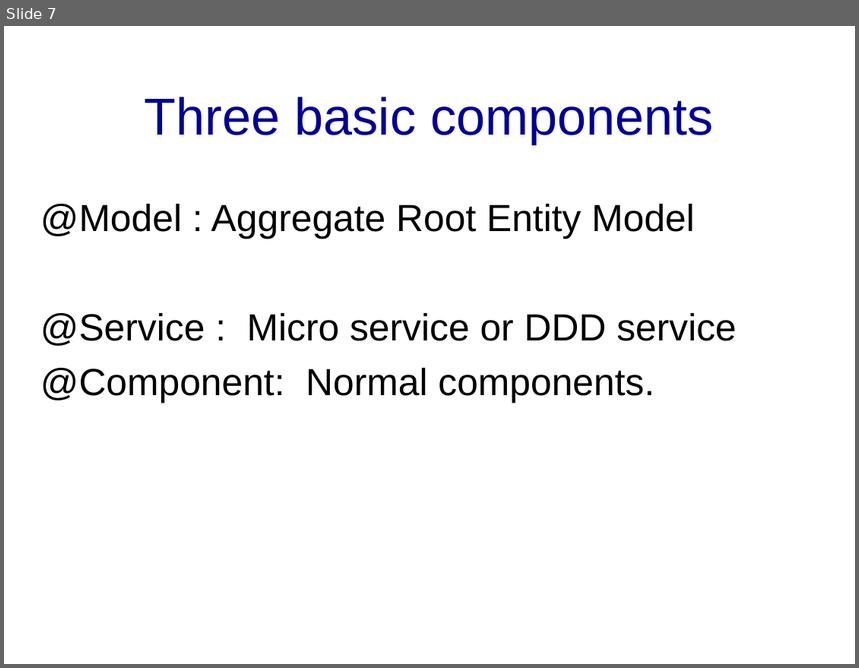
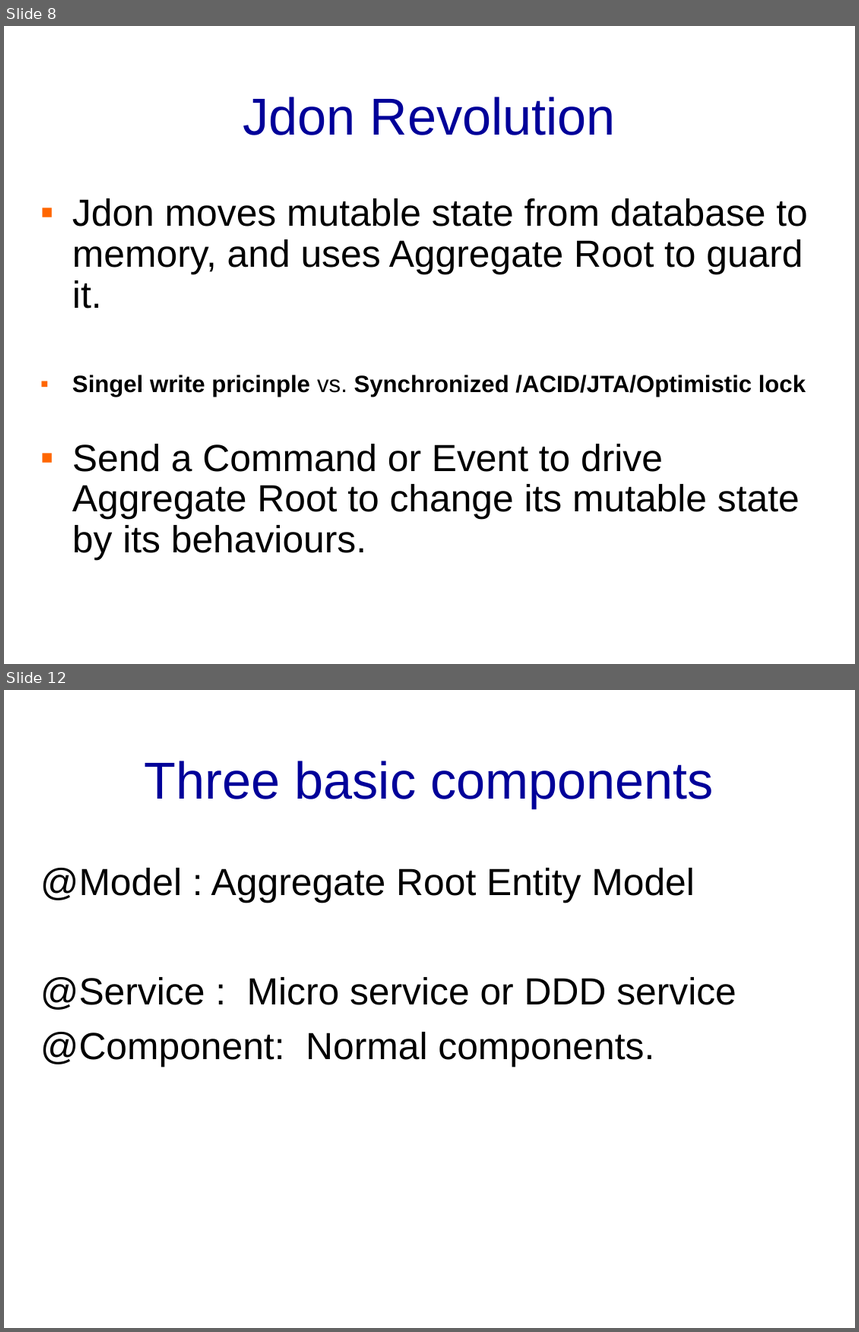
Before and after one commit to banq/jdonframework, a slide deck: doc/english/JdonFramework.ppt. Shown one above the other, each under a label of ours: slide 7 before the commit, slides 8 and 12 after it; the slides between them are not shown. The pictures are 859x668 and 859x1332 pixels, drawn with LibreOffice and Linux fonts; fonts in the diff are those of the drawing; background and template pictures are left out. Boxes give left, top, right and bottom in pixels: in the first picture for what was removed or moved away, otherwise in the second. Text is boxed around its words. In the diff, an @@ line names an element or a change of style, - is before the commit and + after.

```diff
--- a/doc/english/JdonFramework.ppt
+++ b/doc/english/JdonFramework.ppt
@@ slide 8 added at (4,26,855,664), background picture (left out) @@
@@ title added at (243,97,616,135), 44 pt, text #000099 @@
+Jdon Revolution
@@ text added at (72,199,807,561), 32 pt, text #000000 @@
+▪ Jdon moves mutable state from database to memory, and uses Aggregate Root to guard it.
+▪ Singel write pricinple vs. Synchronized /ACID/JTA/Optimistic lock
+▪ Send a Command or Event to drive Aggregate Root to change its mutable state by its behaviours.
@@ what was slide 7 is now slide 12 @@
```
Also in this commit, not shown: 1 slide changed, 5 other slides added, 1 slide removed.
